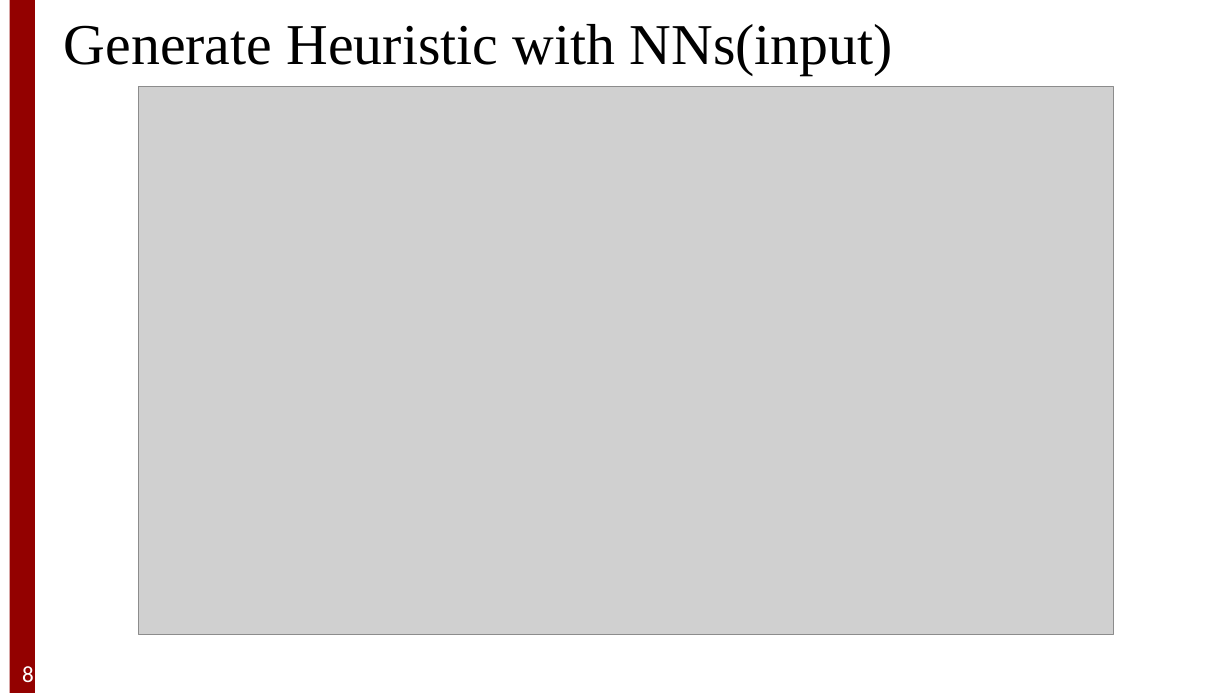
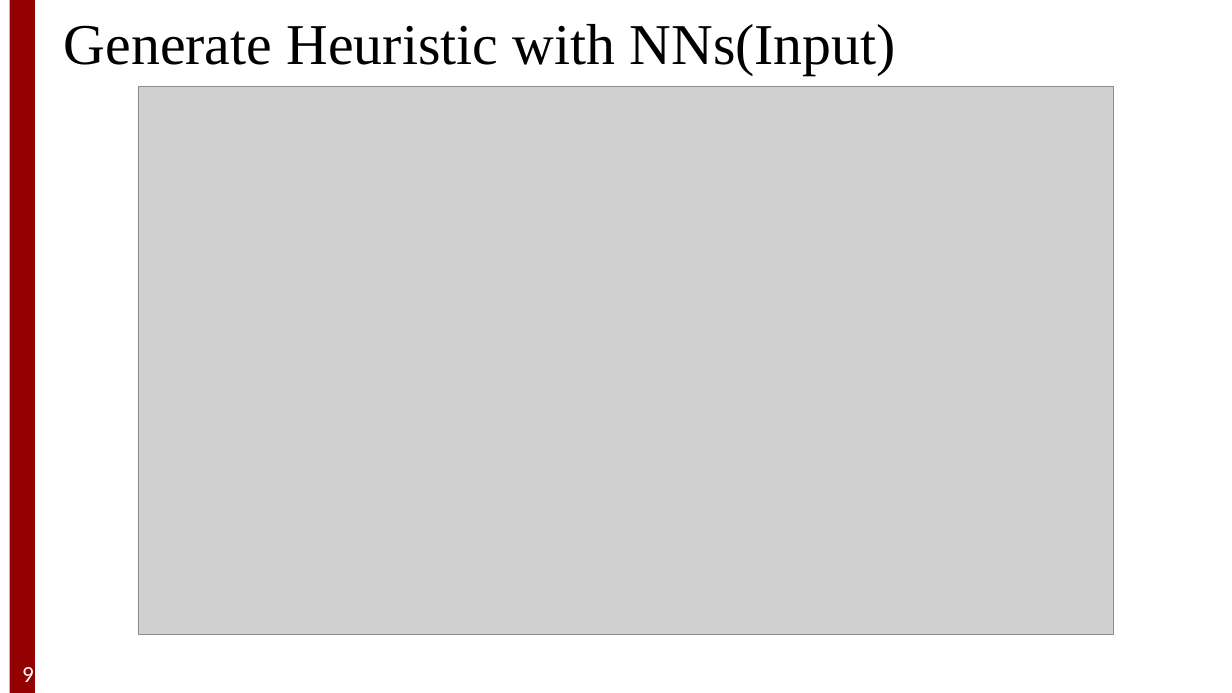
Before and after one commit to Xiaoshan-jun/riskmap, a slide deck: slide 9 of presentation_scitech2024.pptx (slide 8 before the commit). Drawn at 1232x693 pixels with LibreOffice and Linux fonts; fonts in the diff are those of the drawing; grey boxes stand for pictures; background and template pictures are left out. Boxes give left, top, right and bottom in pixels: in the first picture for what was removed or moved away, otherwise in the second. Text is boxed around its words. In the diff, an @@ line names an element or a change of style, - is before the commit and + after.

```diff
--- a/presentation_scitech2024.pptx
+++ b/presentation_scitech2024.pptx
@@ text at [64,24,896,76]: text changed @@
-Generate Heuristic with NNs(input)
+Generate Heuristic with NNs(Input)
@@ page number at [22,667,34,682]: text changed @@
-8
+9
```
Also in this commit, not shown: 8 other slides changed, 2 slides added.
